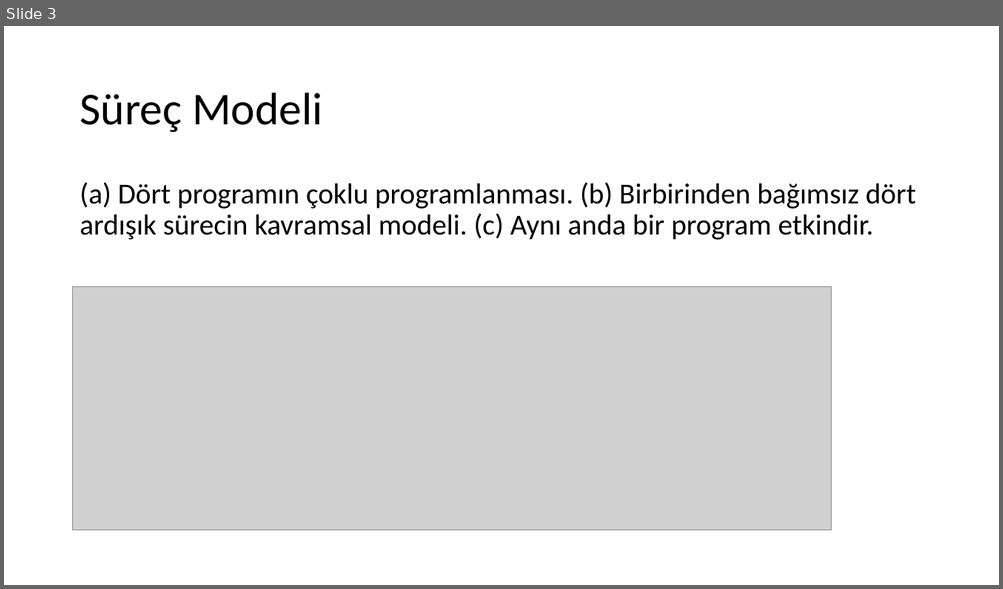
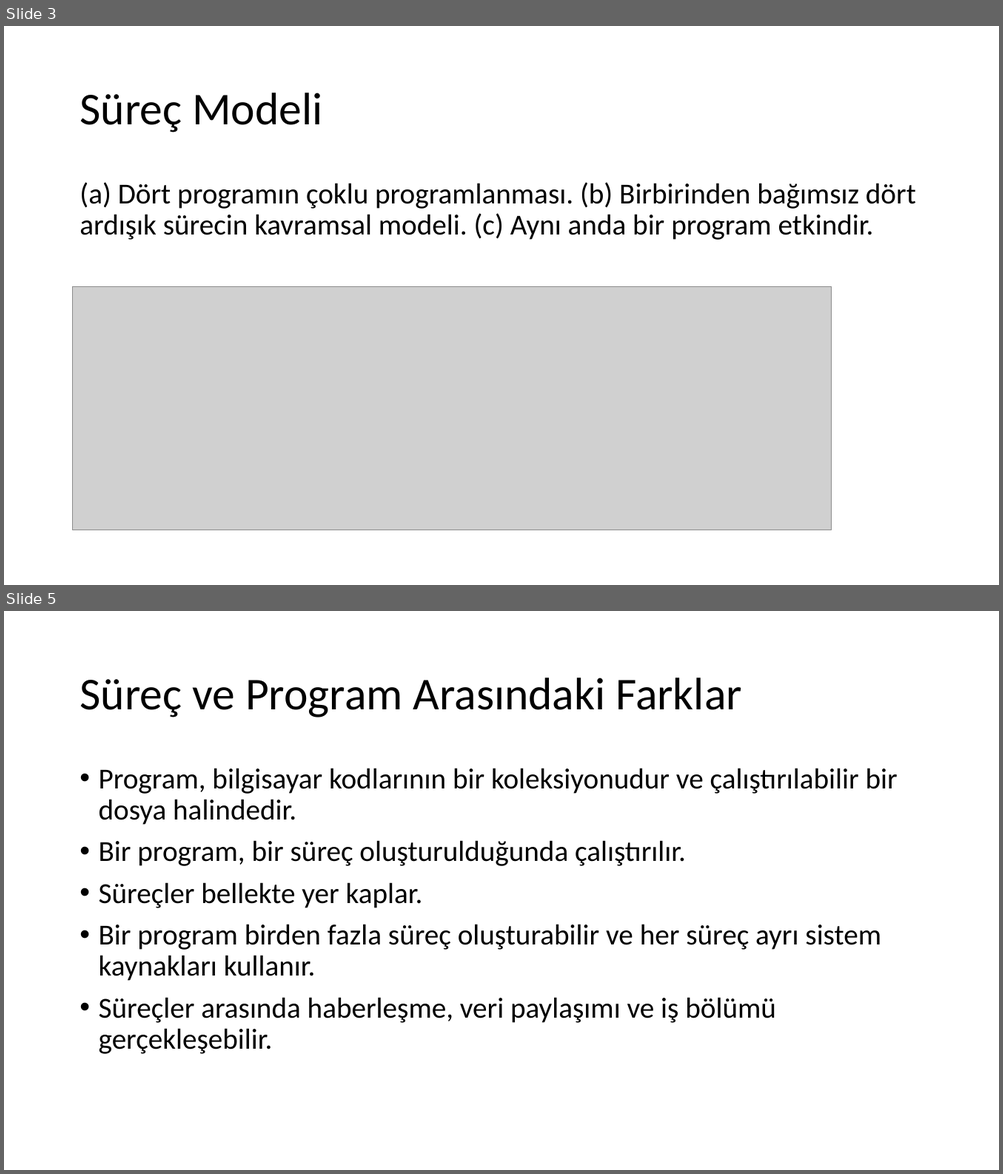
Before and after one commit to sercankulcu/sercankulcu.github.io, a slide deck: assets/teaching/os/2_Bolum_2_Surecler.pptx. Shown one above the other, each under a label of ours: slide 3 before the commit, slides 3 and 5 after it; the slides between them are not shown. The pictures are 1003x589 and 1003x1174 pixels, drawn with LibreOffice and Linux fonts; fonts in the diff are those of the drawing; grey boxes stand for pictures. Boxes give left, top, right and bottom in pixels: in the first picture for what was removed or moved away, otherwise in the second. Text is boxed around its words. In the diff, an @@ line names an element or a change of style, - is before the commit and + after.

```diff
--- a/assets/teaching/os/2_Bolum_2_Surecler.pptx
+++ b/assets/teaching/os/2_Bolum_2_Surecler.pptx
@@ slide 5 added at [4, 611, 999, 1170], background #FFFFFF @@
@@ title added at [79, 678, 742, 718], 44 pt, text #000000 @@
+Süreç ve Program Arasındaki Farklar
@@ text added at [99, 768, 897, 1054], 28 pt, text #000000 @@
+• Program, bilgisayar kodlarının bir koleksiyonudur ve çalıştırılabilir bir dosya halindedir.
+• Bir program, bir süreç oluşturulduğunda çalıştırılır.
+• Süreçler bellekte yer kaplar.
+• Bir program birden fazla süreç oluşturabilir ve her süreç ayrı sistem kaynakları kullanır.
+• Süreçler arasında haberleşme, veri paylaşımı ve iş bölümü gerçekleşebilir.
```
Also in this commit, not shown: 14 other slides added, 1 other file.
